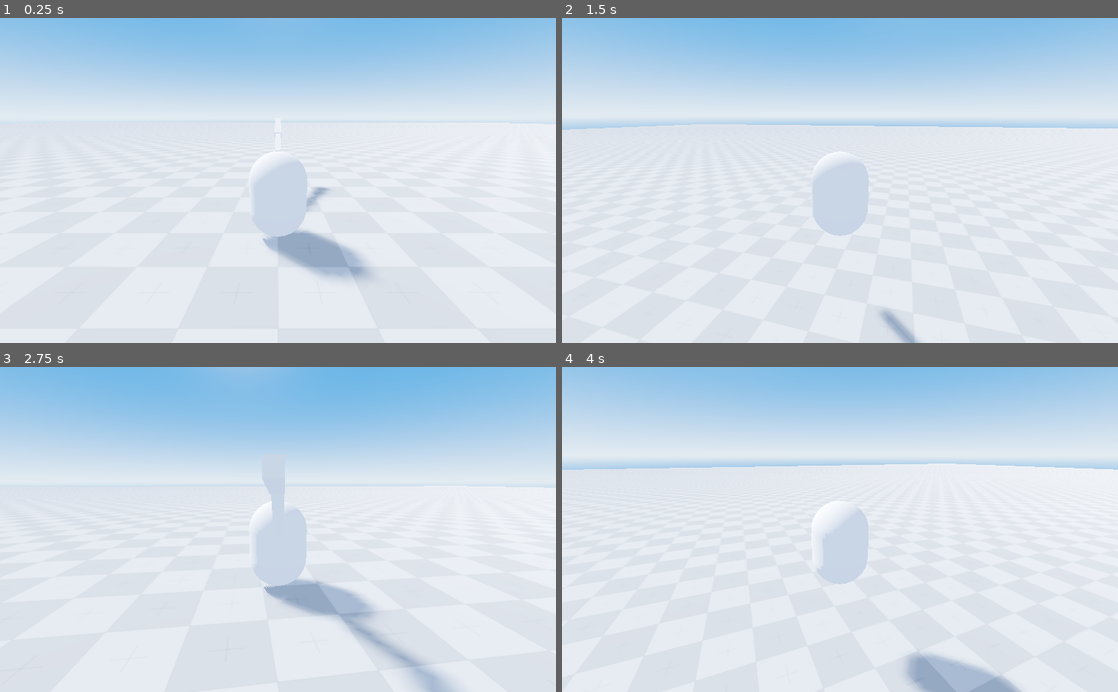
Above: before the commit, frames 1-4 (two rows, left to right).
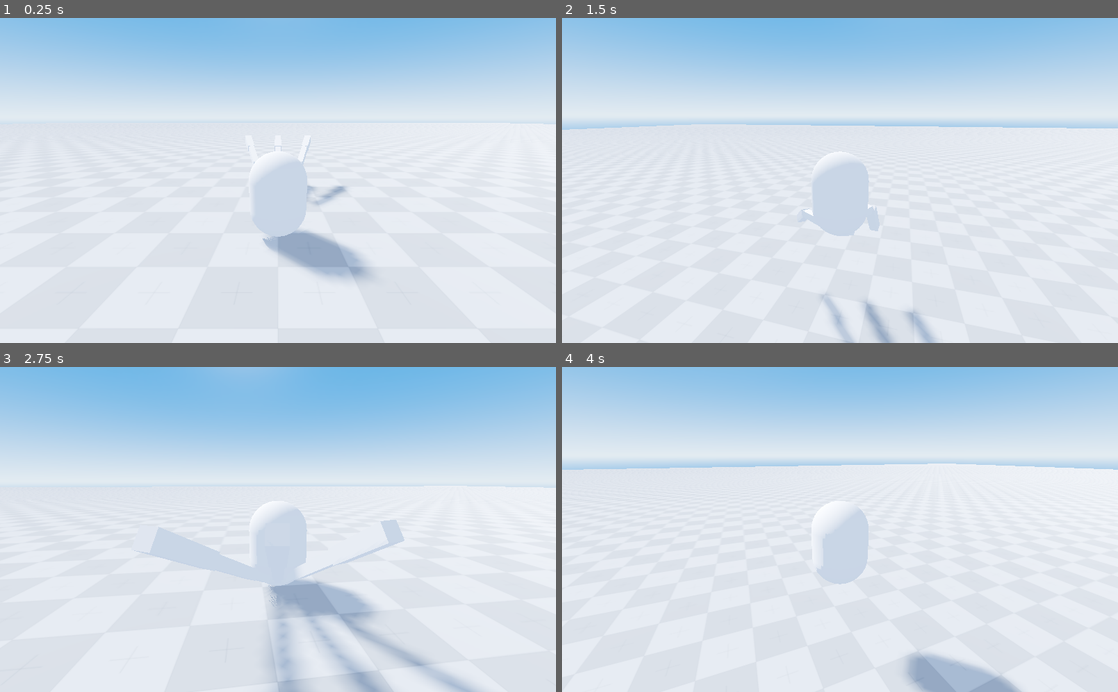
Above: after the commit, the same moments.

Repository: nickyvanurk/game-prototypes
Game: Godot game, scene res://world/world.tscn
Same seed, same stepped clock (60 frames per second), same inputs: the game is played once before the commit and once after it.
Inputs (mouse positions are in pixels of both pictures, inside the frame that each line leads up to):
- Up to frame 1 (0.25 s): no input
- Up to frame 2 (1.5 s): tap Enter at 0.5 s; move the mouse to (867, 180) at 0.52 s; hold W (move_forward) from 0.53 s (still down); tap Space (jump) at 0.77 s; move the mouse to (812, 180) at 1.27 s
- Up to frame 3 (2.75 s): keep holding W (move_forward); tap Space (jump) at 1.52 s; move the mouse to (289, 523) at 2.02 s
- Up to frame 4 (4 s): keep holding W (move_forward); move the mouse to (834, 536) at 2.77 s; tap Space (jump) at 3.02, 3.77 s; move the mouse to (878, 532) at 3.52 s

The runs differ from the first frame. In frame 1, 0.3% of the frame differs, in the area x 44-63%, y 31-60%; in frame 2, 1.2%; in frame 3, 3.6%, in the area x 24-87%, y 34-100%; in frame 4, nothing differs.

Commit message:
Fine tune legs

Diff:
--- a/procedural-animation/player/bone.gd
+++ b/procedural-animation/player/bone.gd
@@ -1,3 +1,3 @@
 extends Position3D
 
-export var length = 1
+export(float) var length = 1
--- a/procedural-animation/player/leg.gd
+++ b/procedural-animation/player/leg.gd
@@ -5,7 +5,7 @@
 # The amount of interations the bone chain will go through in an attempt to get to the target position
 const CHAIN_MAX_ITER = 10
 
-onready var bones = $Bones
+onready var bones = $Bones.get_children()
 onready var player = get_node("/root/World/Player")
 
 var chain_origin = Vector3()
@@ -37,13 +37,10 @@
 		else:
 			middle_joint_target = $MiddleJoint
 
-	bones = bones.get_children()
-
 func _physics_process(delta):
 	target = player
 
 	solve_chain()
-
 
 func solve_chain():
 	# Update the origin with the first bone's origin
@@ -65,8 +62,10 @@
 		# If we have more than 2 bones, move our middle joint towards it!
 		if bones.size() > 2:
 			var middle_point_pos = middle_joint_target.global_transform.origin
-			var middle_point_pos_diff = (middle_point_pos - bones[bones.size() / 2].global_transform.origin)
-			bones[bones.size() / 2].global_transform.origin += middle_point_pos_diff.normalized()
+			var middle_point_pos_diff = (middle_point_pos - bones[1].global_transform.origin)
+			bones[1].global_transform.origin += middle_point_pos_diff.normalized()
+			middle_point_pos_diff = (middle_point_pos - bones[2].global_transform.origin)
+			bones[2].global_transform.origin += middle_point_pos_diff.normalized()
 
 	while dif > CHAIN_TOLERANCE:
 		chain_backward()
--- a/procedural-animation/player/leg.tscn
+++ b/procedural-animation/player/leg.tscn
@@ -12,15 +12,16 @@
 
 [node name="Bone1" type="Position3D" parent="Bones"]
 script = ExtResource( 2 )
+length = 0.8
 
 [node name="Upper" type="MeshInstance" parent="Bones/Bone1"]
-transform = Transform( 0.1, 0, 0, 0, 0.1, 0, 0, 0, 0.5, 0, 0, -0.5 )
+transform = Transform( 0.1, 0, 0, 0, 0.1, 0, 0, 0, 0.4, 0, 0, -0.4 )
 mesh = SubResource( 1 )
 skeleton = NodePath("")
 material/0 = null
 
 [node name="Bone2" type="Position3D" parent="Bones"]
-transform = Transform( 1, 0, 0, 0, 1, 0, 0, 0, 1, 0, 0, -1 )
+transform = Transform( 1, 0, 0, 0, 1, 0, 0, 0, 1, 0, 0, -0.8 )
 script = ExtResource( 2 )
 
 [node name="Middle" type="MeshInstance" parent="Bones/Bone2"]
@@ -30,17 +31,18 @@
 material/0 = null
 
 [node name="Bone3" type="Position3D" parent="Bones"]
-transform = Transform( 1, 0, 0, 0, 1, 0, 0, 0, 1, 0, 0, -2 )
+transform = Transform( 1, 0, 0, 0, 1, 0, 0, 0, 1, 0, 0, -1.8 )
 script = ExtResource( 2 )
+length = 0.5
 
 [node name="Lower" type="MeshInstance" parent="Bones/Bone3"]
-transform = Transform( 0.06, 0, 0, 0, 0.06, 0, 0, 0, 0.5, 0, 0, -0.5 )
+transform = Transform( 0.06, 0, 0, 0, 0.06, 0, 0, 0, 0.25, 0, 0, -0.25 )
 mesh = SubResource( 1 )
 skeleton = NodePath("")
 material/0 = null
 
 [node name="MiddleJoint" type="Position3D" parent="."]
-transform = Transform( 1, 0, 0, 0, 1, 0, 0, 0, 1, 0, 2, -0.5 )
+transform = Transform( 1, 0, 0, 0, 1, 0, 0, 0, 1, 0, 2, -1 )
 
 [node name="Target" type="Position3D" parent="."]
 transform = Transform( 1, 0, 0, 0, 1, 0, 0, 0, 1, 0, 0, -3 )
--- a/procedural-animation/world/world.tscn
+++ b/procedural-animation/world/world.tscn
@@ -29,4 +29,10 @@
 [node name="Player" parent="." instance=ExtResource( 3 )]
 
 [node name="Leg" parent="." instance=ExtResource( 4 )]
-transform = Transform( 1, 0, 0, 0, 1, 0, 0, 0, 1, 0, 1.94539, -4.244 )
+transform = Transform( -1, 0, -8.74228e-08, 0, 1, 0, 8.74228e-08, 0, -1, 0, 1.4, -4 )
+
+[node name="Leg2" parent="." instance=ExtResource( 4 )]
+transform = Transform( -1, 0, -8.74228e-08, 0, 1, 0, 8.74228e-08, 0, -1, -1, 1.4, -4 )
+
+[node name="Leg3" parent="." instance=ExtResource( 4 )]
+transform = Transform( -1, 0, -8.74228e-08, 0, 1, 0, 8.74228e-08, 0, -1, 1, 1.4, -4 )
